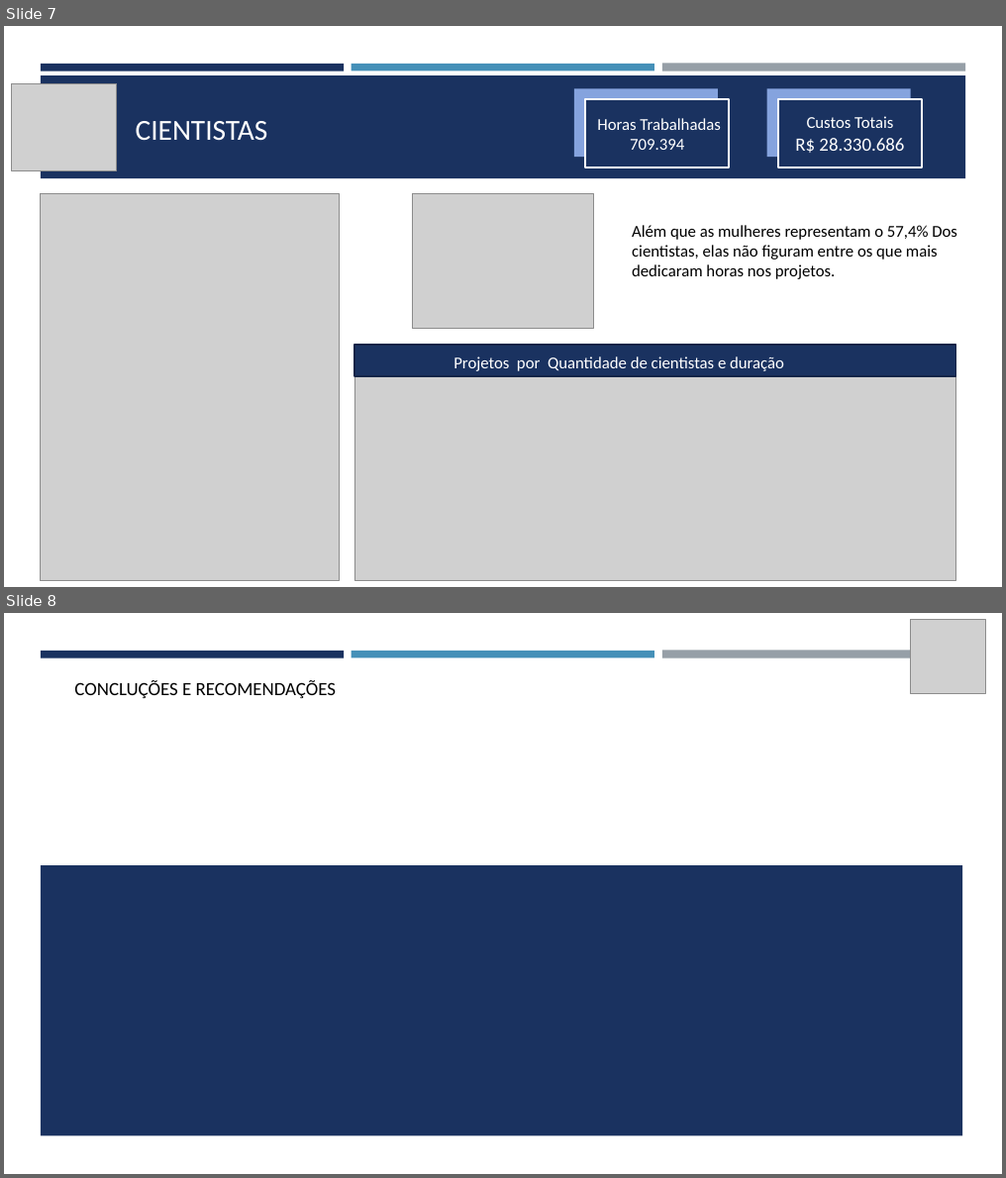
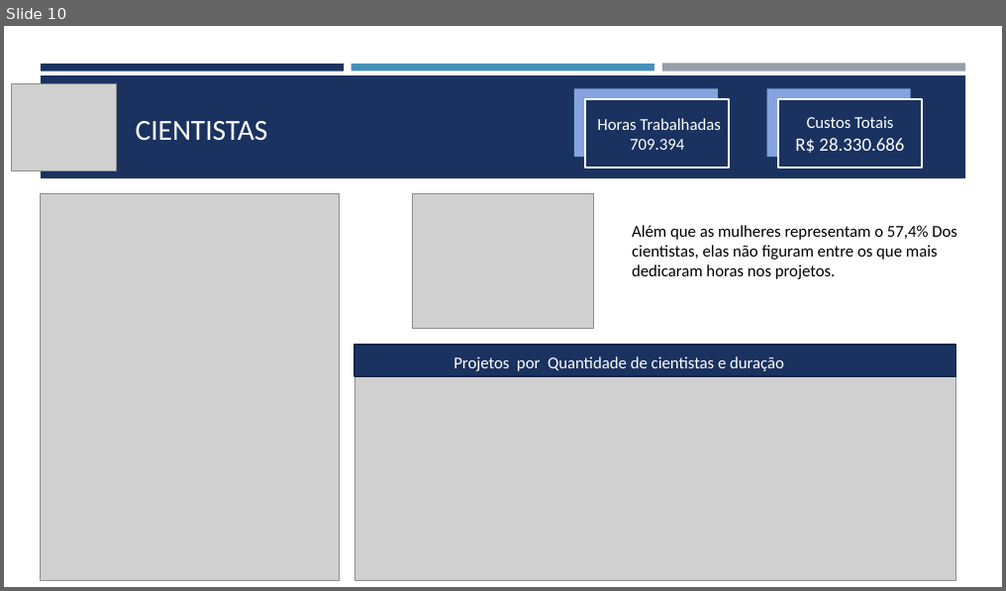
Before and after one commit to ausentes/projectositetoti, a slide deck: Relatorio Toti Cientistas.pptm. Shown one above the other, each under a label of ours: slides 7 and 8 before the commit, slide 10 after it. The pictures are 1006x1178 and 1006x591 pixels, drawn with LibreOffice and Linux fonts; fonts in the diff are those of the drawing; grey boxes stand for pictures. Boxes give left, top, right and bottom in pixels: in the first picture for what was removed or moved away, otherwise in the second. Text is boxed around its words. In the diff, an @@ line names an element or a change of style, - is before the commit and + after.

```diff
--- a/Relatorio Toti Cientistas.pptm
+++ b/Relatorio Toti Cientistas.pptm
@@ slide 8 removed at (x1=4, y1=613, x2=1002, y2=1174), background #FFFFFF; not listed: 3 template elements that a slide beside it also shows @@
@@ picture removed at (x1=911, y1=619, x2=986, y2=693) @@
@@ text removed at (x1=74, y1=680, x2=337, y2=698) @@
-CONCLUÇÕES E RECOMENDAÇÕES
@@ rectangle removed at (x1=41, y1=865, x2=963, y2=1136) @@
@@ what was slide 7 is now slide 10 @@
```
Also in this commit, not shown: 4 slides changed, 6 slides added, 1 other slide removed.
